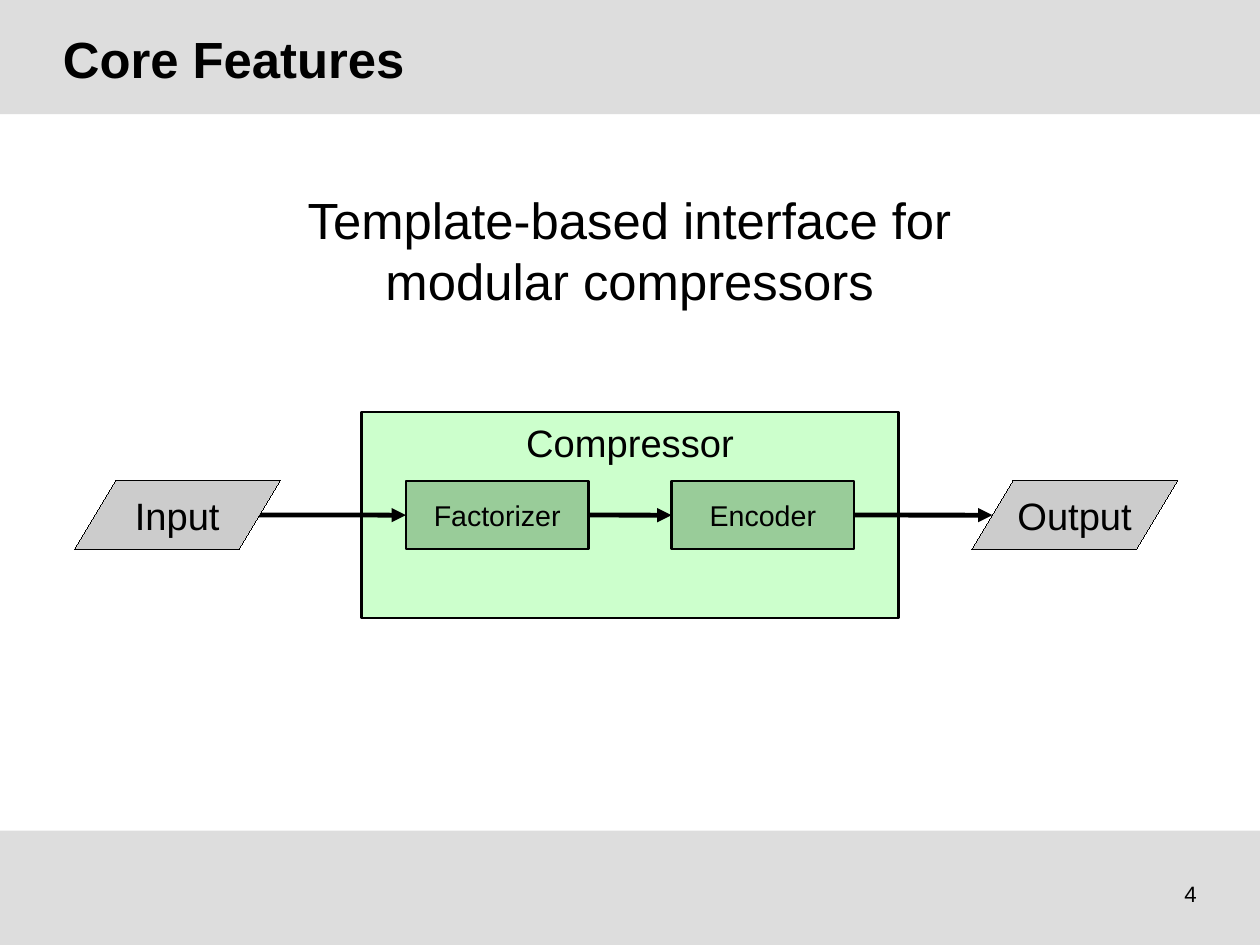
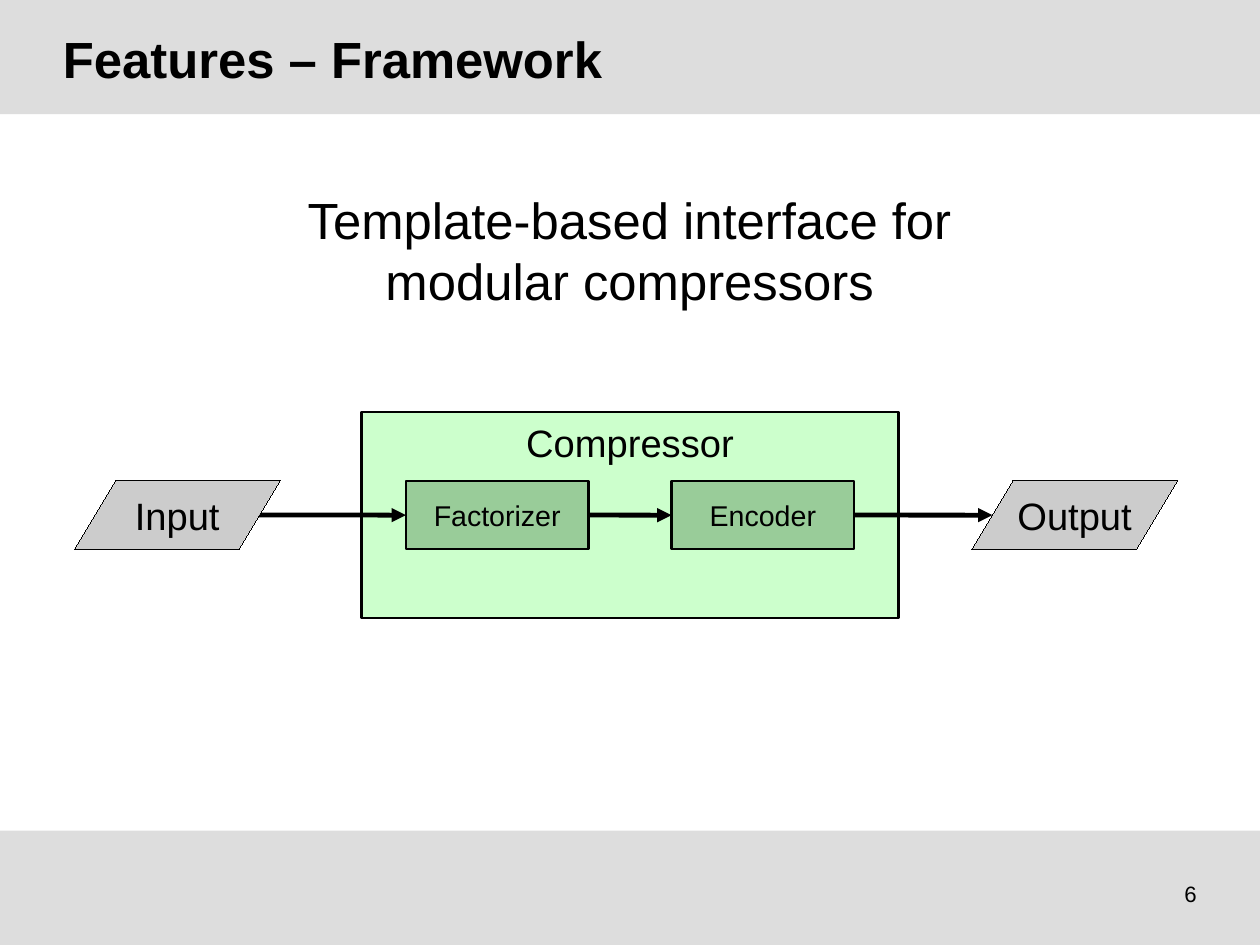
Before and after one commit to tudocomp/tudocomp, a slide deck: slide 6 of etc/presentation.odp (slide 4 before the commit). Drawn at 1260x945 pixels with LibreOffice and Linux fonts; fonts in the diff are those of the drawing; background and template pictures are left out. Boxes give left, top, right and bottom in pixels: in the first picture for what was removed or moved away, otherwise in the second. Text is boxed around its words. In the diff, an @@ line names an element or a change of style, - is before the commit and + after.

```diff
--- a/etc/presentation.odp
+++ b/etc/presentation.odp
@@ title at [63, 41, 602, 79]: text changed @@
-Core Features
+Features – Framework
@@ page number at [1184, 886, 1196, 903]: text changed @@
-4
+6
```
Also in this commit, not shown: 5 other slides changed, 7 slides added, 1 slide removed.
